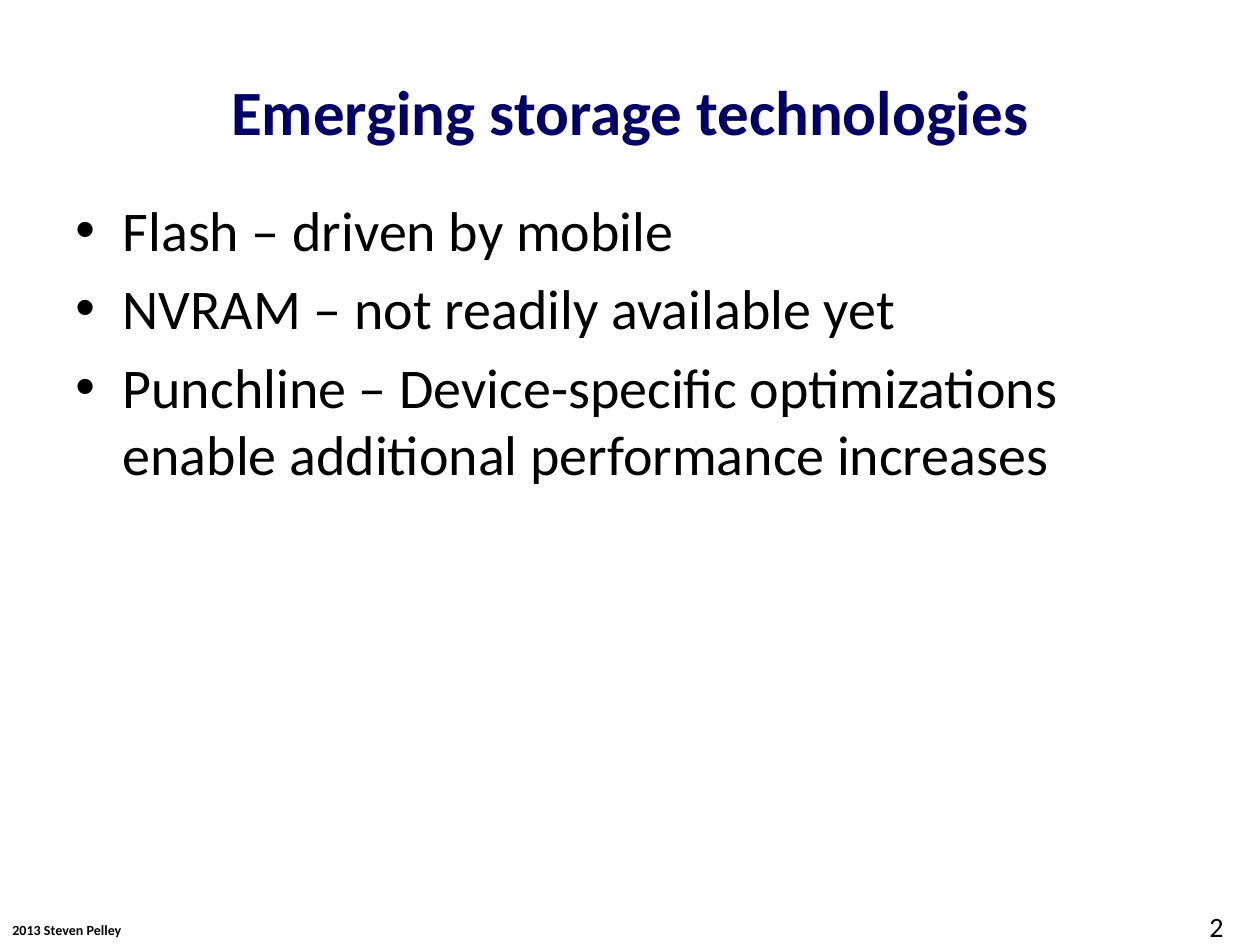
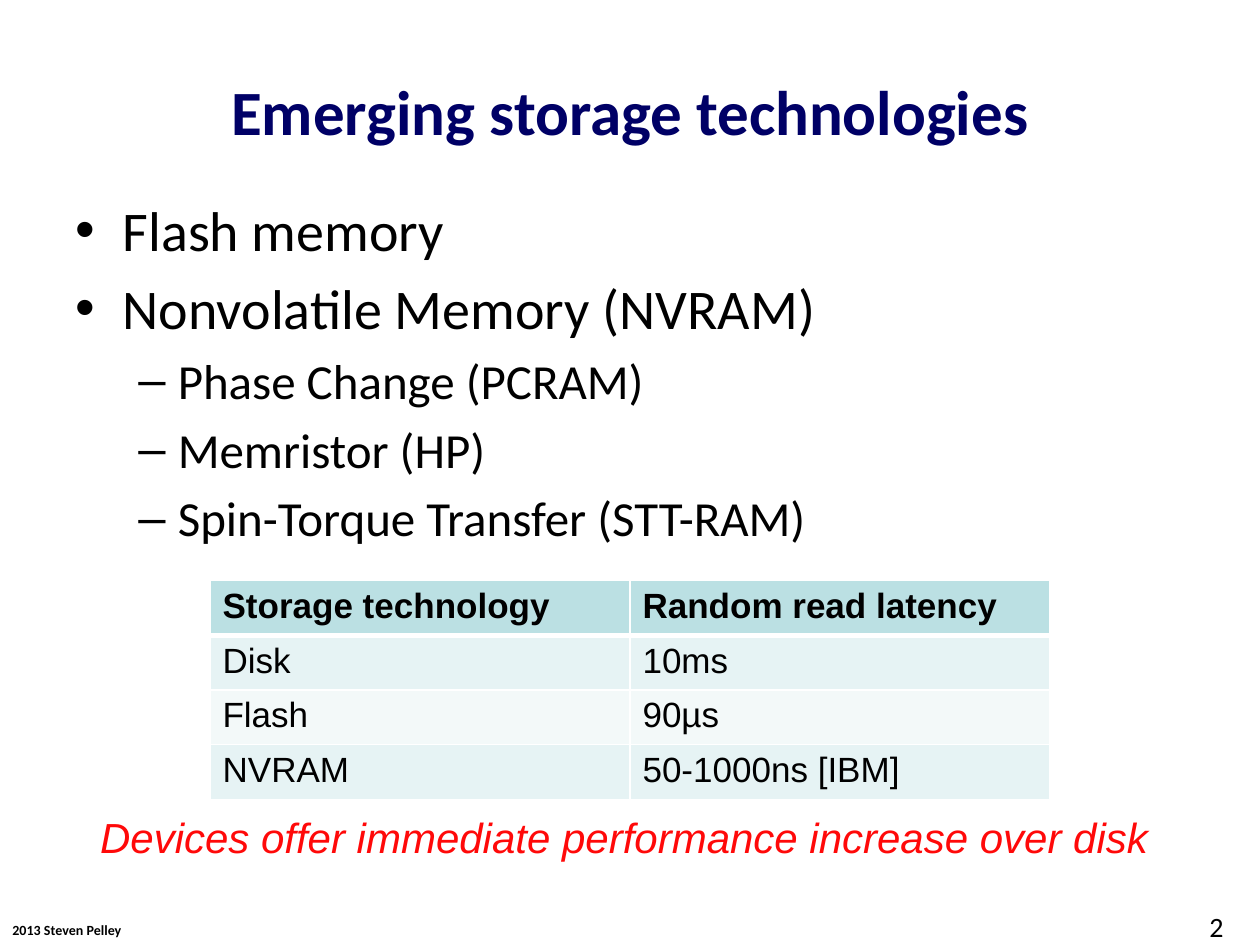
Before and after one commit to Abulila/dissertation, a slide deck: slide 2 of proposal/proposal.pptx. Drawn at 1260x945 pixels with LibreOffice and Linux fonts; fonts in the diff are those of the drawing; background and template pictures are left out. Boxes give left, top, right and bottom in pixels: in the first picture for what was removed or moved away, otherwise in the second. Text is boxed around its words. In the diff, an @@ line names an element or a change of style, - is before the commit and + after.

```diff
--- a/proposal/proposal.pptx
+++ b/proposal/proposal.pptx
@@ text at (x1=123, y1=212, x2=816, y2=544): text changed; size 32 to 28 pt @@
-• Flash – driven by mobile
-• NVRAM – not readily available yet
-• Punchline – Device-specific optimizations enable additional performance increases
+• Flash memory
+• Nonvolatile Memory (NVRAM)
+  – Phase Change (PCRAM)
+  – Memristor (HP)
+  – Spin-Torque Transfer (STT-RAM)
@@ table added at (x1=210, y1=581, x2=1050, y2=793), 4 rows, 2 columns @@
+Storage technology | Random read latency
+Disk | 10ms
+Flash | 90µs
+NVRAM | 50-1000ns [IBM]
@@ text added at (x1=100, y1=822, x2=1148, y2=862), 24 pt, text #FF0909, italic @@
+Devices offer immediate performance increase over disk
```
Also in this commit, not shown: 11 other slides changed, 13 slides added, 7 slides removed.
